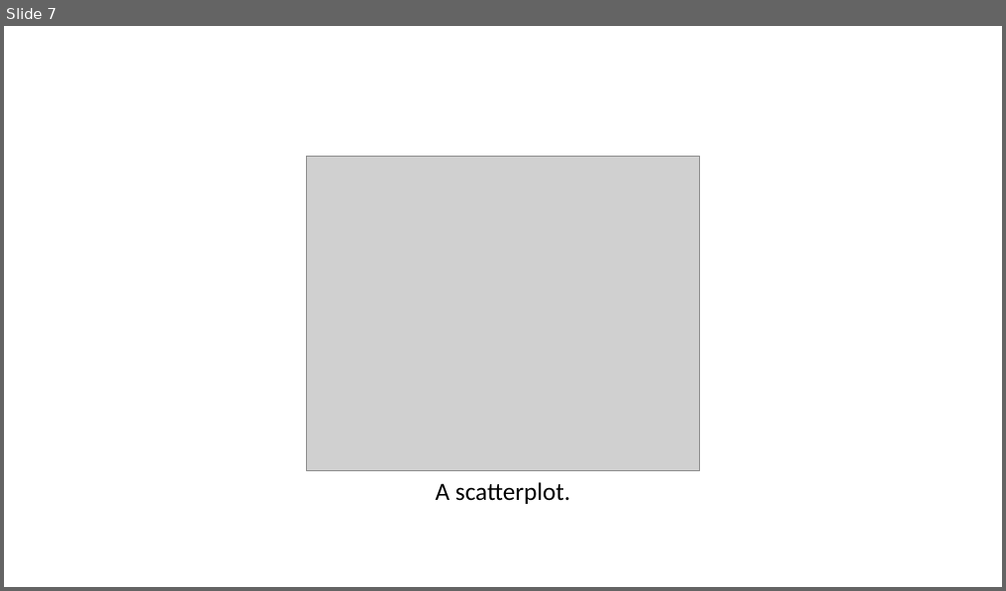
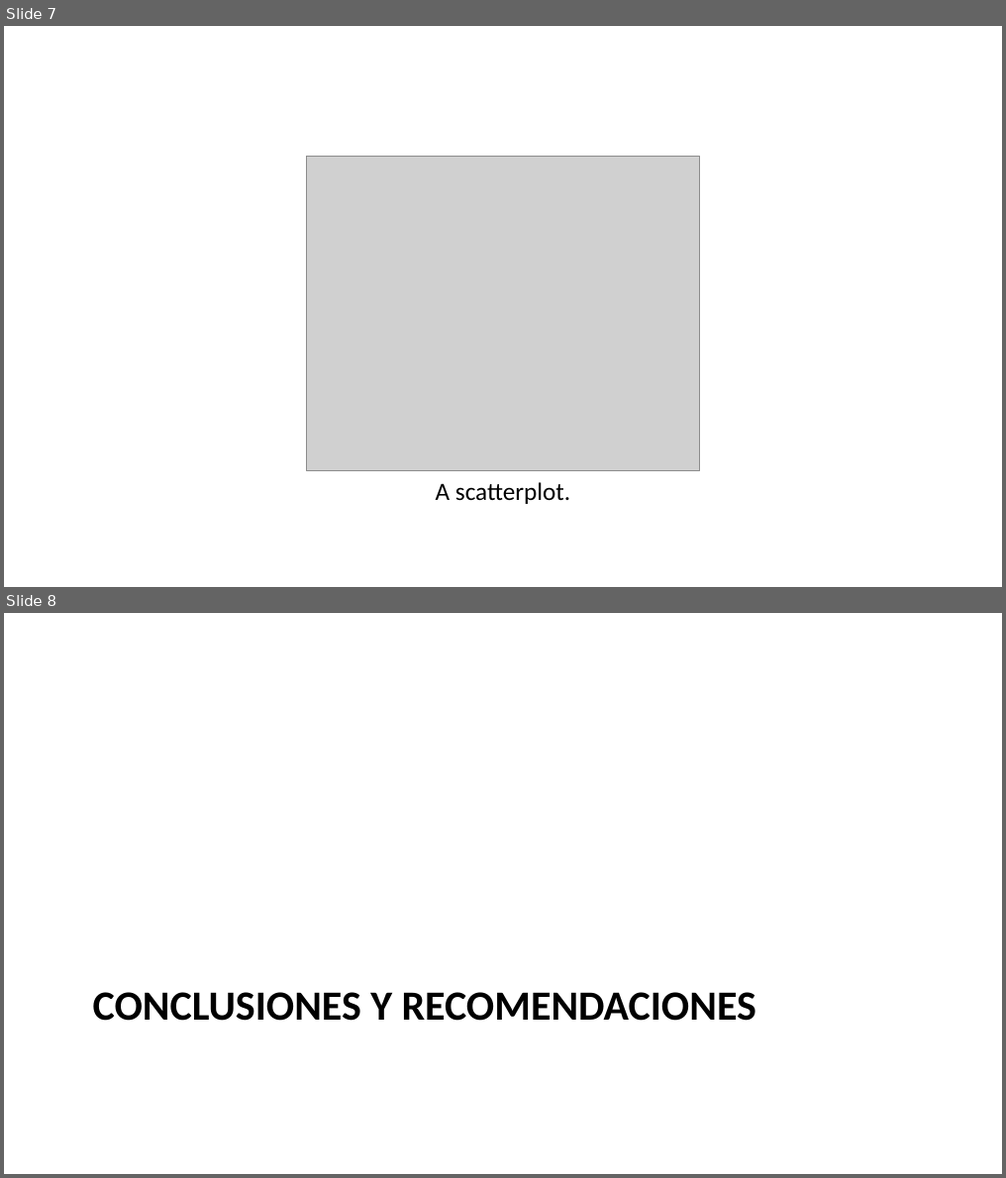
Before and after one commit to LASPUMSS/INVESTIGACION-PARA-OBTENER-EL-GRADO-DE-LICENCIATURA-EN-INGENIERIA-FINANCIERA-UMSS, a slide deck: RECURSOS-INVESTIGACION/PRESENTACION/PRESENTACION.pptx. Shown one above the other, each under a label of ours: slide 7 before the commit, slides 7 and 8 after it. The pictures are 1006x591 and 1006x1178 pixels, drawn with LibreOffice and Linux fonts; fonts in the diff are those of the drawing; grey boxes stand for pictures. Boxes give left, top, right and bottom in pixels: in the first picture for what was removed or moved away, otherwise in the second. Text is boxed around its words. In the diff, an @@ line names an element or a change of style, - is before the commit and + after.

```diff
--- a/RECURSOS-INVESTIGACION/PRESENTACION/PRESENTACION.pptx
+++ b/RECURSOS-INVESTIGACION/PRESENTACION/PRESENTACION.pptx
@@ slide 8 added at [4,613,1002,1174], background #FFFFFF @@
@@ title added at [93,992,756,1021], 30 pt, text #000000, bold @@
+CONCLUSIONES Y RECOMENDACIONES
```
Also in this commit, not shown: 6 other slides added, 7 slides removed, 1 other file.
